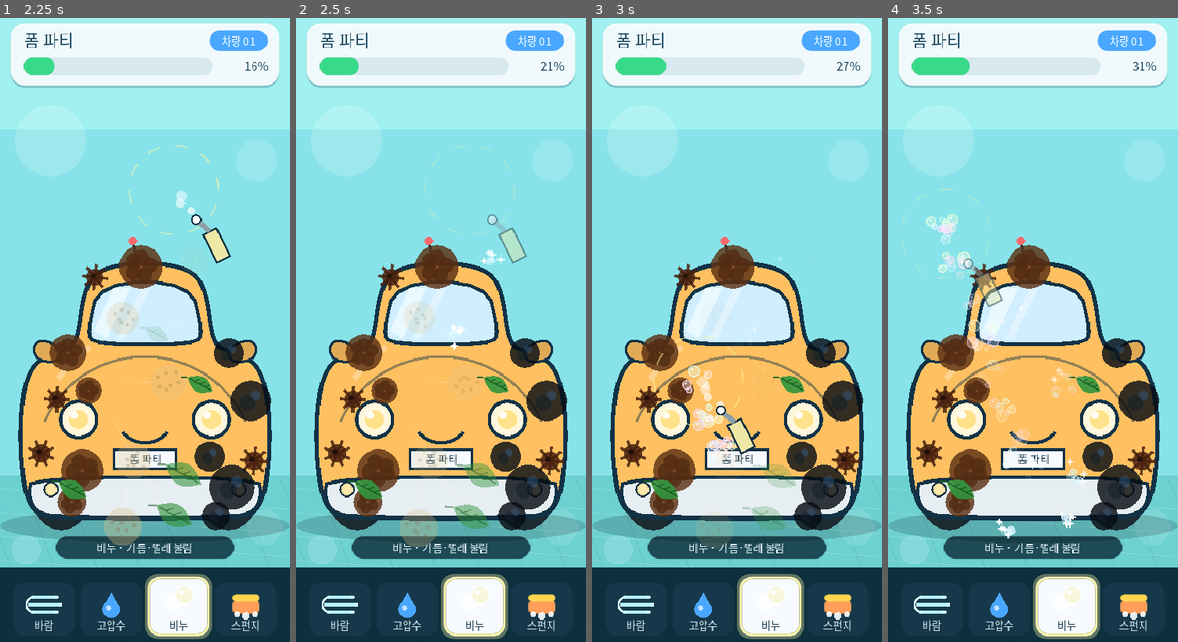
Above: before the commit, frames 1-4 (left to right).
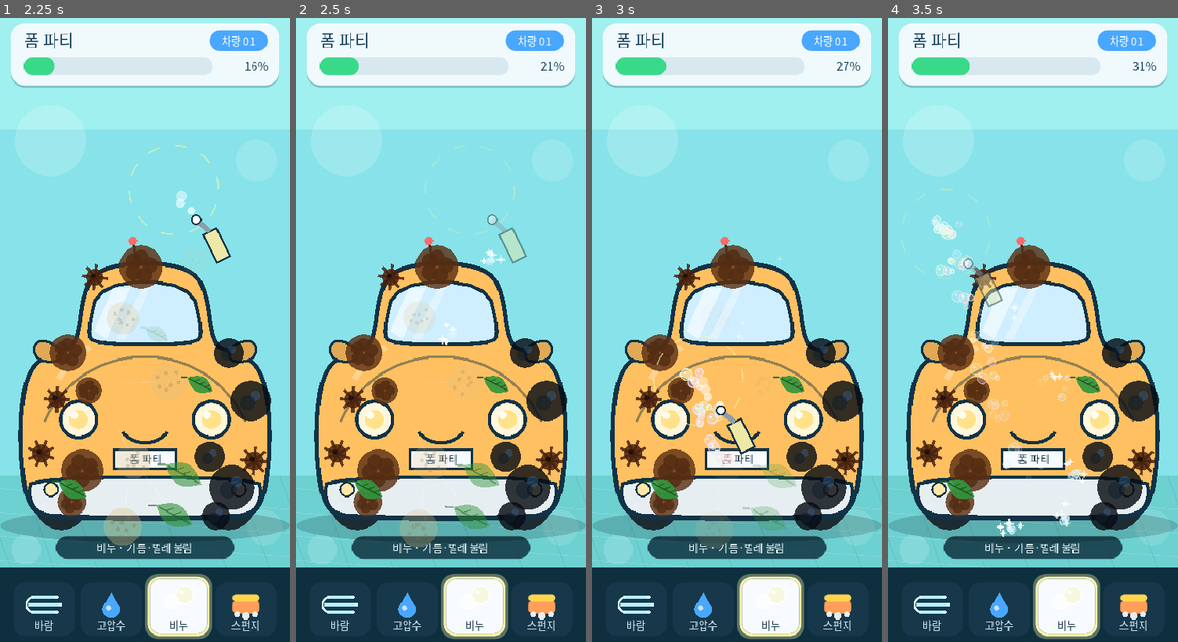
Above: after the commit, the same moments.

Repository: seorilabs/foam-party
Game: Godot game, scene res://scenes/main.tscn
Same seed, same stepped clock (60 frames per second), same inputs: the game is played once before the commit and once after it.
Inputs (mouse positions are in pixels of both pictures, inside the frame that each line leads up to):
- Up to frame 1 (2.25 s): tap Enter at 0.5 s; move the mouse to (208, 298) at 0.52 s; tap 1 at 0.6 s; click (208, 298) at 0.67 s; tap Space at 0.77 s; drag from (87, 361) to (130, 454) at 1.27 s; move the mouse to (174, 192) at 2.02 s; tap 3 at 2.1 s; click (174, 192) at 2.17 s
- Up to frame 2 (2.5 s): no input
- Up to frame 3 (3 s): drag from (722, 454) to (650, 236) at 2.77 s
- Up to frame 4 (3.5 s): no input

Frame 1 is identical in both runs. In frame 2, 0.2% of the frame differs, in the area x 38-59%, y 46-83%; in frame 3, 0.8%; in frame 4, 1.8%, in the area x 12-68%, y 31-84%.

Commit message:
리뷰 반영: 제거 효과음 피치용 RNG 분리
오디오 활성 여부에 따라 게임플레이 난수열이 갈라지지 않도록
효과음 피치는 전용 sfx_rng를 사용합니다.

https://claude.ai/code/session_01X73EC6AQjDGLLhE4dv9oPh

Diff:
--- a/godot/scripts/main.gd
+++ b/godot/scripts/main.gd
@@ -65,6 +65,7 @@
 var dirt_patches: Array = []
 var particles: Array = []
 var rng := RandomNumberGenerator.new()
+var sfx_rng := RandomNumberGenerator.new()
 var is_washing := false
 var pointer_position := Vector2.ZERO
 var clean_progress := 0.0
@@ -108,6 +109,7 @@
 
 func _ready() -> void:
 	rng.seed = 42690
+	sfx_rng.seed = 8808
 	mouse_filter = Control.MOUSE_FILTER_STOP
 	_setup_font()
 	_build_car_shapes()
@@ -256,7 +258,7 @@
 		return
 	removal_sfx_player.stop()
 	removal_sfx_player.stream = removal_stream
-	removal_sfx_player.pitch_scale = rng.randf_range(0.9, 1.15)
+	removal_sfx_player.pitch_scale = sfx_rng.randf_range(0.9, 1.15)
 	removal_sfx_player.play()
 
 
